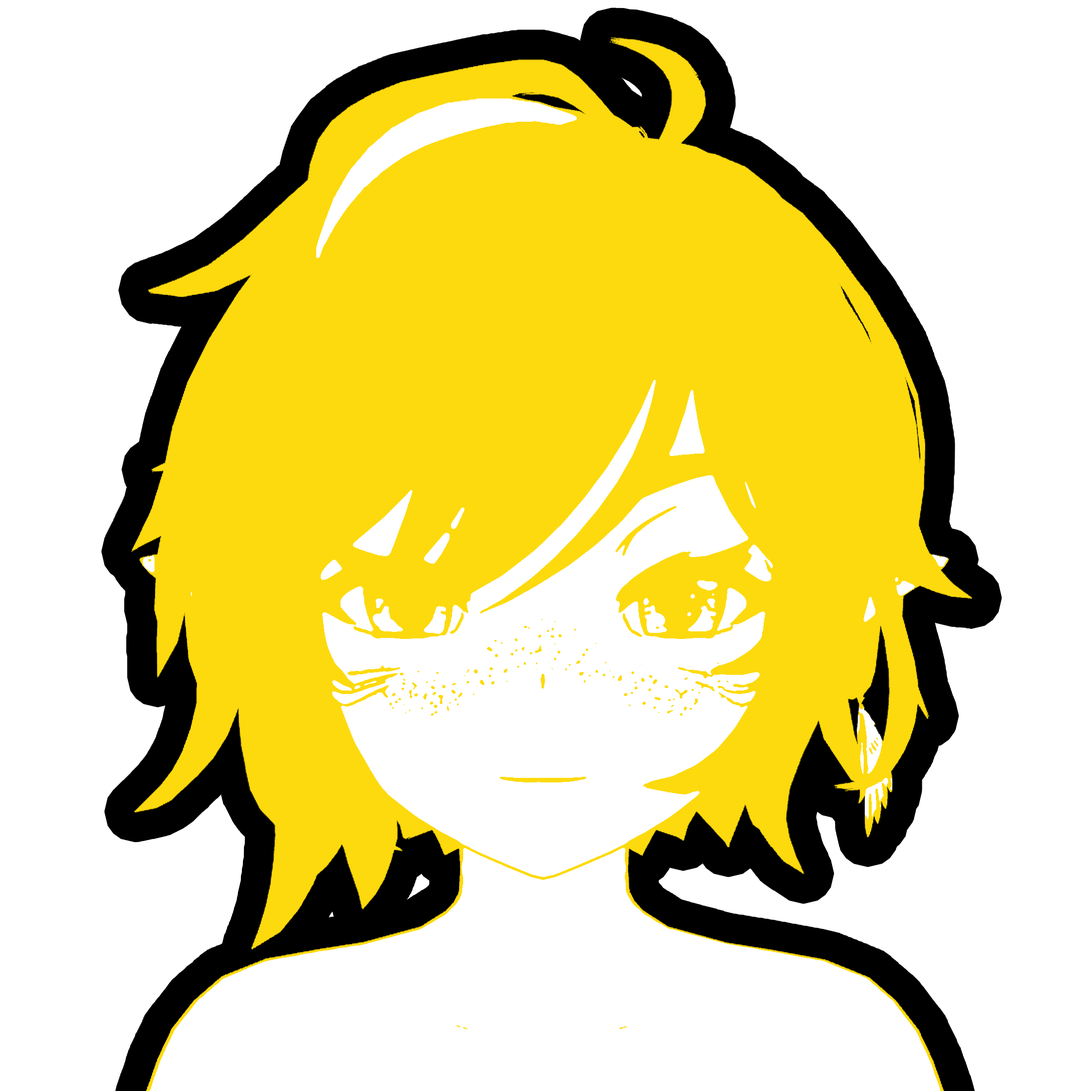
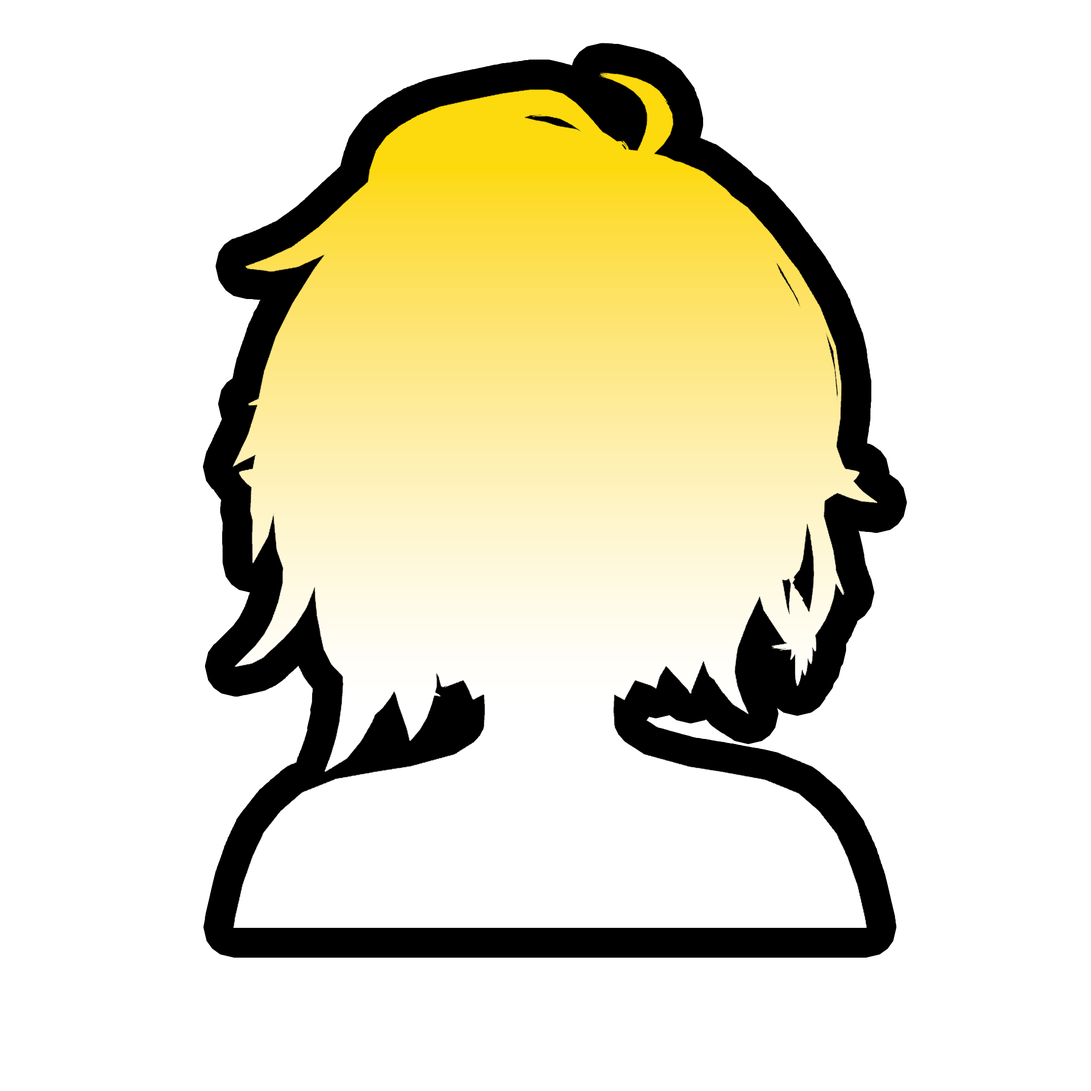
Layered file, before and after one edit (1091px x 1091px). Changes by layer:
painted on "VRChat_2024-06-21_14-22-48.682_3840x2160 Kopie 3" over [130, 37, 973, 1091]
